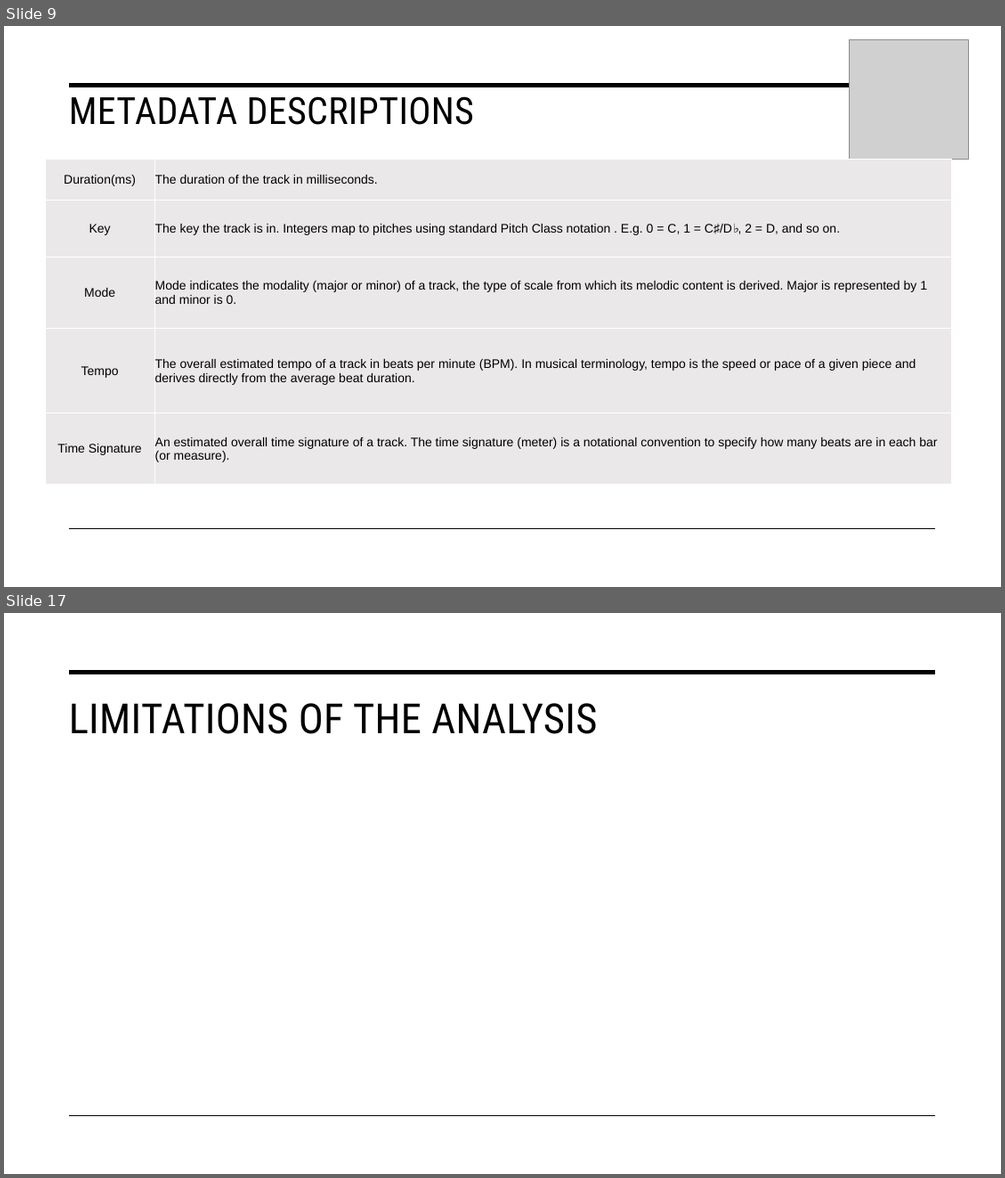
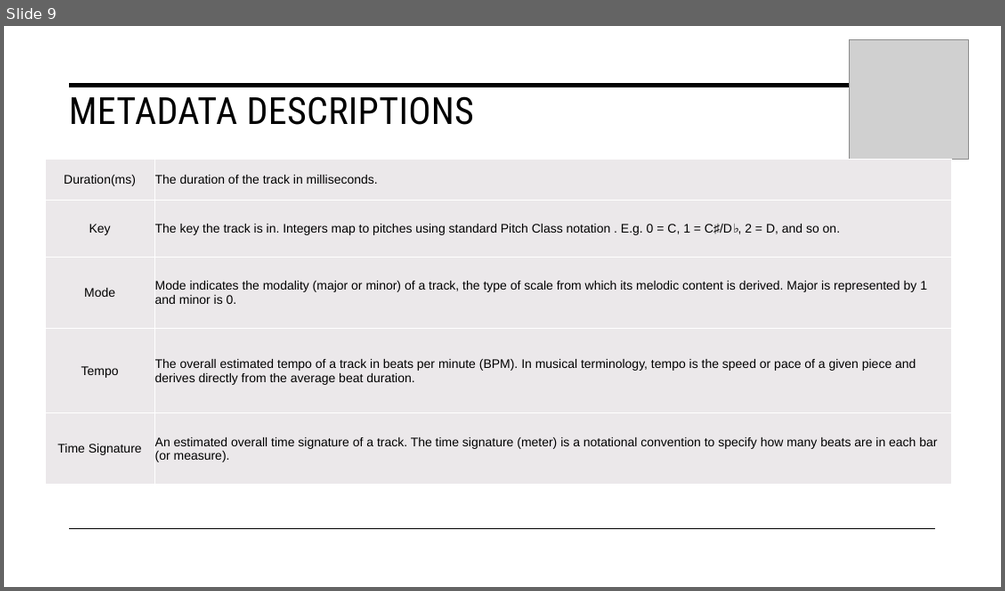
Before and after one commit to PatrickAtwater/Spotify_Playlist_Project, a slide deck: Presentation/Spotify Presentation.pptx. Shown one above the other, each under a label of ours: slides 9 and 17 before the commit, slide 9 after it; the slides between them are not shown. The pictures are 1005x1178 and 1005x591 pixels, drawn with LibreOffice and Linux fonts; fonts in the diff are those of the drawing; grey boxes stand for pictures. Boxes give left, top, right and bottom in pixels: in the first picture for what was removed or moved away, otherwise in the second. Text is boxed around its words. In the diff, an @@ line names an element or a change of style, - is before the commit and + after.

```diff
--- a/Presentation/Spotify Presentation.pptx
+++ b/Presentation/Spotify Presentation.pptx
@@ slide 17 removed at (4,613,1001,1174), background #FFFFFF; not listed: 2 template elements that a slide beside it also shows @@
@@ title removed at (69,703,597,734) @@
-LIMITATIONS OF THE ANALYSIS
```
Also in this commit, not shown: 8 slides changed, 2 slides added, 3 other slides removed, 6 other files.
